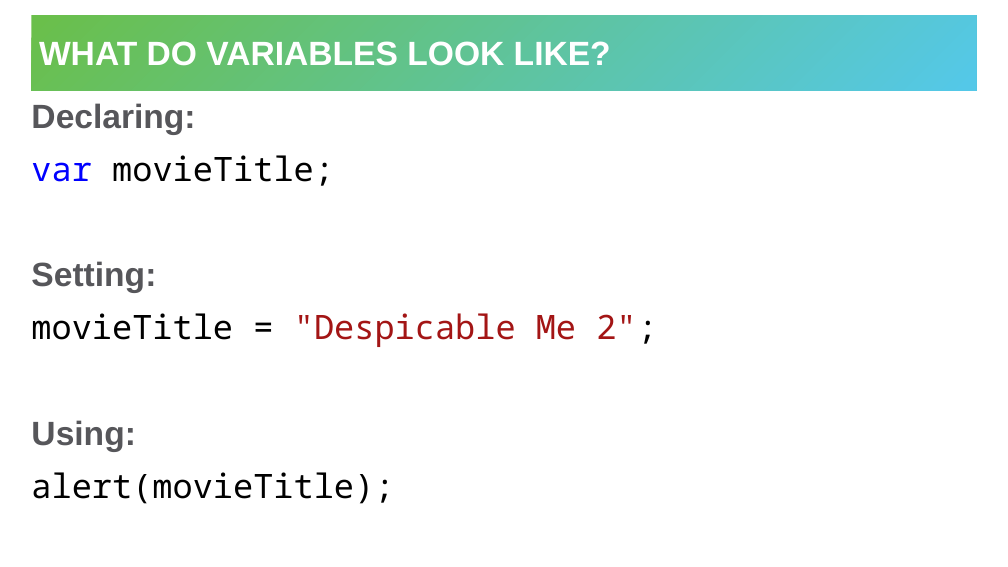
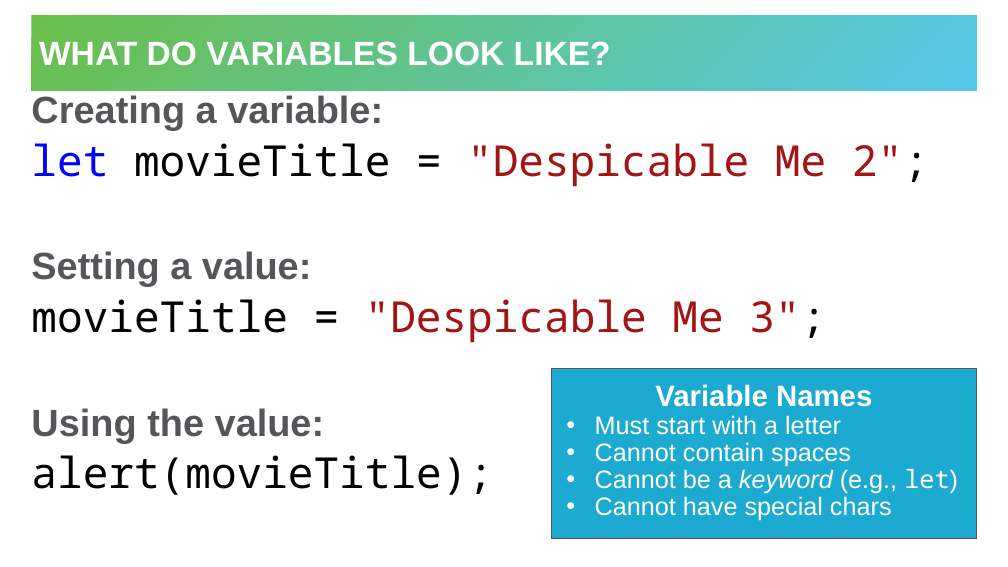
Before and after one commit to hytechclub/web-102, a slide deck: slide 3 of Week02/JavaScriptVariables.pptx. Drawn at 1008x567 pixels with LibreOffice and Linux fonts; fonts in the diff are those of the drawing. Boxes give left, top, right and bottom in pixels: in the first picture for what was removed or moved away, otherwise in the second. Text is boxed around its words. In the diff, an @@ line names an element or a change of style, - is before the commit and + after.

```diff
--- a/Week02/JavaScriptVariables.pptx
+++ b/Week02/JavaScriptVariables.pptx
@@ text at [31, 95, 929, 443]: text changed; size 32 to 40.7 pt @@
-Declaring:
-var movieTitle;
-Setting:
-movieTitle = "Despicable Me 2";
-Using:
+Creating a variable:
+let movieTitle = "Despicable Me 2";
+Setting a value:
+movieTitle = "Despicable Me 3";
+Using the value:
@@ rectangle added at [551, 369, 976, 539], fill #1CAAD1, outline #56565A 1 pt, 24 pt, text #FFFFFF @@
+Variable Names
+• Must start with a letter
+• Cannot contain spaces
+• Cannot be a keyword (e.g., let)
+• Cannot have special chars
@@ text at [31, 455, 493, 495]: size 32 to 40.7 pt in "alert(movieTitle);"; line spacing 1 to 0.8 @@
```
Also in this commit, not shown: 5 other slides changed, 1 slide added, 1 slide removed, 9 other files.
